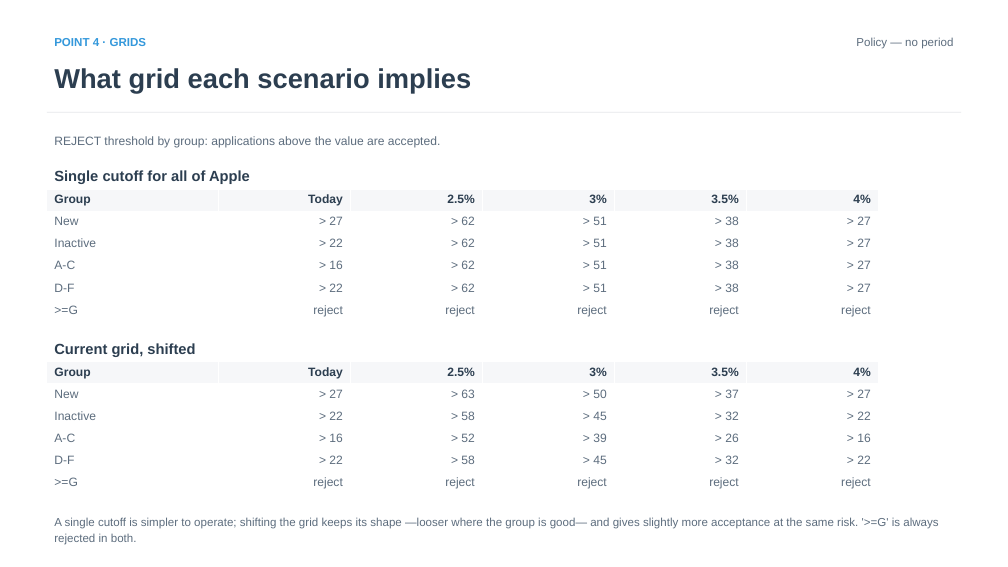
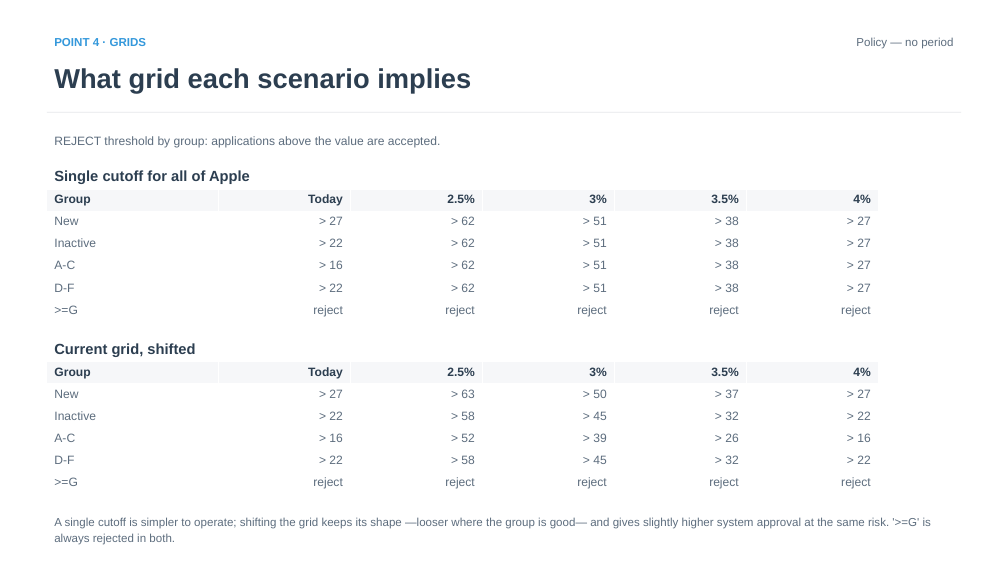
Before and after one commit to iocariz/scoring_tools, a slide deck: slide 9 of output/apple_deck/Apple_EFX_Study.pptx. Drawn at 1008x567 pixels with LibreOffice and Linux fonts; fonts in the diff are those of the drawing. Boxes give left, top, right and bottom in pixels: in the first picture for what was removed or moved away, otherwise in the second. Text is boxed around its words. In the diff, an @@ line names an element or a change of style, - is before the commit and + after.

```diff
--- a/output/apple_deck/Apple_EFX_Study.pptx
+++ b/output/apple_deck/Apple_EFX_Study.pptx
@@ text at [54, 517, 931, 545]: text changed @@
-A single cutoff is simpler to operate; shifting the grid keeps its shape —looser where the group is good— and gives slightly more acceptance at the same risk. '>=G' is always rejected in both.
+A single cutoff is simpler to operate; shifting the grid keeps its shape —looser where the group is good— and gives slightly higher system approval at the same risk. '>=G' is always rejected in both.
```
Also in this commit, not shown: 9 other slides changed, 5 other files.
